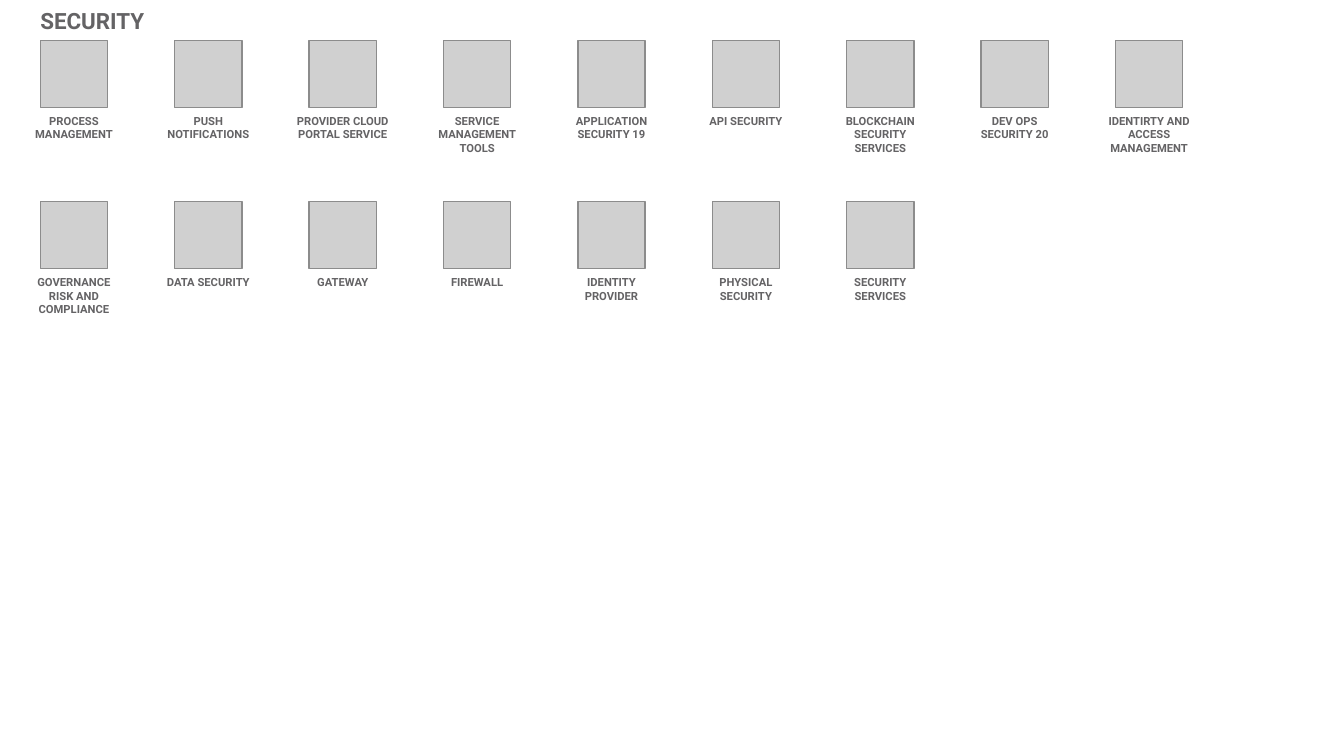
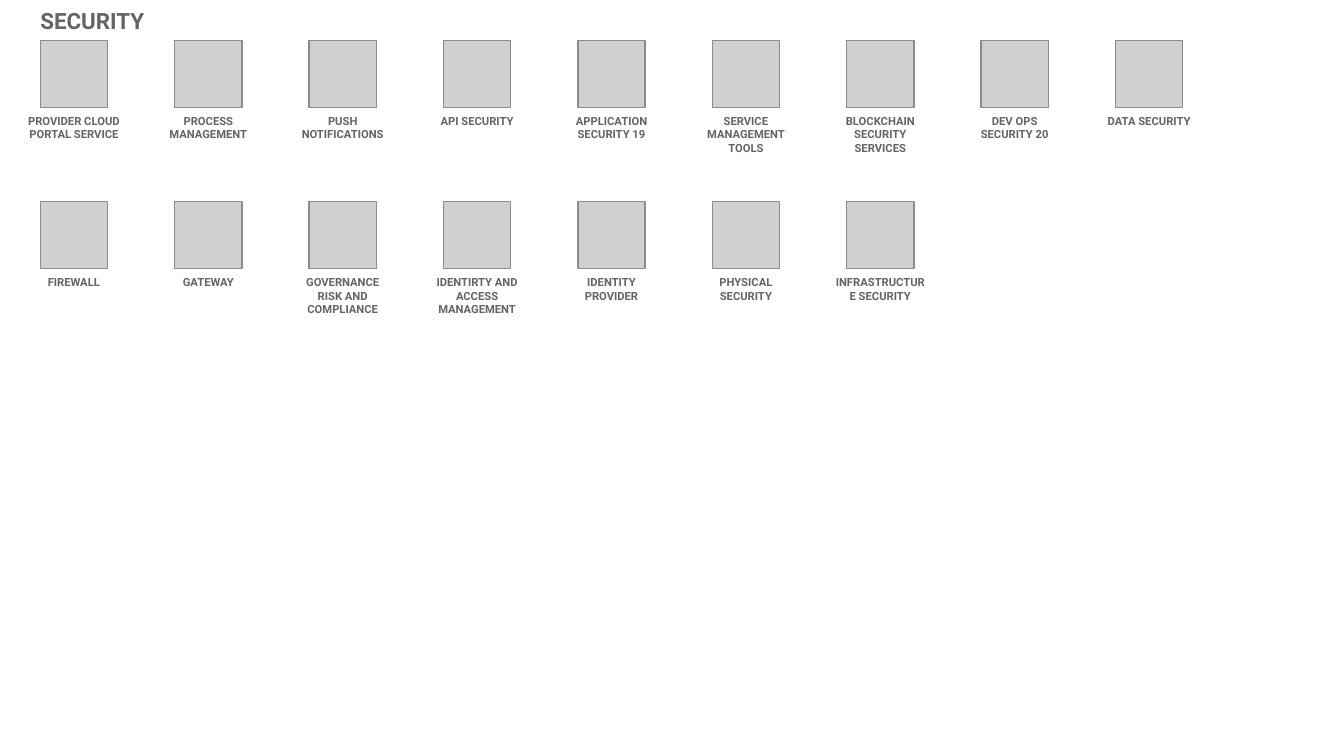
Before and after one commit to l2fprod/myarchitecture, a slide deck: slide 20 of mycatalog-architecture-diagram-template.pptx. Drawn at 1344x756 pixels with LibreOffice and Linux fonts; fonts in the diff are those of the drawing; grey boxes stand for pictures. Boxes give left, top, right and bottom in pixels: in the first picture for what was removed or moved away, otherwise in the second. Text is boxed around its words. In the diff, an @@ line names an element or a change of style, - is before the commit and + after.

```diff
--- a/mycatalog-architecture-diagram-template.pptx
+++ b/mycatalog-architecture-diagram-template.pptx
@@ text "PROVIDER CLOUD PORTAL SERVICE": place and size @@
-text "PROVIDER CLOUD PORTAL SERVICE" at <box>297,117,388,138</box>
+text "PROVIDER CLOUD PORTAL SERVICE" at <box>28,117,119,138</box>
@@ text "PROCESS MANAGEMENT": place and size @@
-text "PROCESS MANAGEMENT" at <box>35,117,113,138</box>
+text "PROCESS MANAGEMENT" at <box>169,117,247,138</box>
@@ text "PUSH NOTIFICATIONS": place and size @@
-text "PUSH NOTIFICATIONS" at <box>167,117,249,138</box>
+text "PUSH NOTIFICATIONS" at <box>302,117,384,138</box>
@@ text at <box>441,117,513,125</box>: text changed @@
-SERVICE MANAGEMENT TOOLS
+API SECURITY
@@ text at <box>707,117,785,152</box>: text changed @@
-API SECURITY
+SERVICE MANAGEMENT TOOLS
@@ text at <box>1108,117,1190,125</box>: text changed @@
-IDENTIRTY AND ACCESS MANAGEMENT
+DATA SECURITY
@@ text at <box>48,278,100,286</box>: text changed @@
-GOVERNANCE RISK AND COMPLIANCE
+FIREWALL
@@ text "GATEWAY": place and size @@
-text "GATEWAY" at <box>317,278,368,286</box>
+text "GATEWAY" at <box>183,278,234,286</box>
@@ text removed at <box>167,278,250,286</box> @@
-DATA SECURITY
@@ text added at <box>306,278,379,313</box>, 6 pt, text #646365, bold @@
+GOVERNANCE RISK AND COMPLIANCE
@@ text at <box>437,278,518,313</box>: text changed @@
-FIREWALL
+IDENTIRTY AND ACCESS MANAGEMENT
@@ text at <box>859,292,911,300</box>: text changed @@
-SECURITY SERVICES
+INFRASTRUCTURE SECURITY
```
Also in this commit, not shown: 18 other slides changed, 1 slide added, 1 slide removed.
